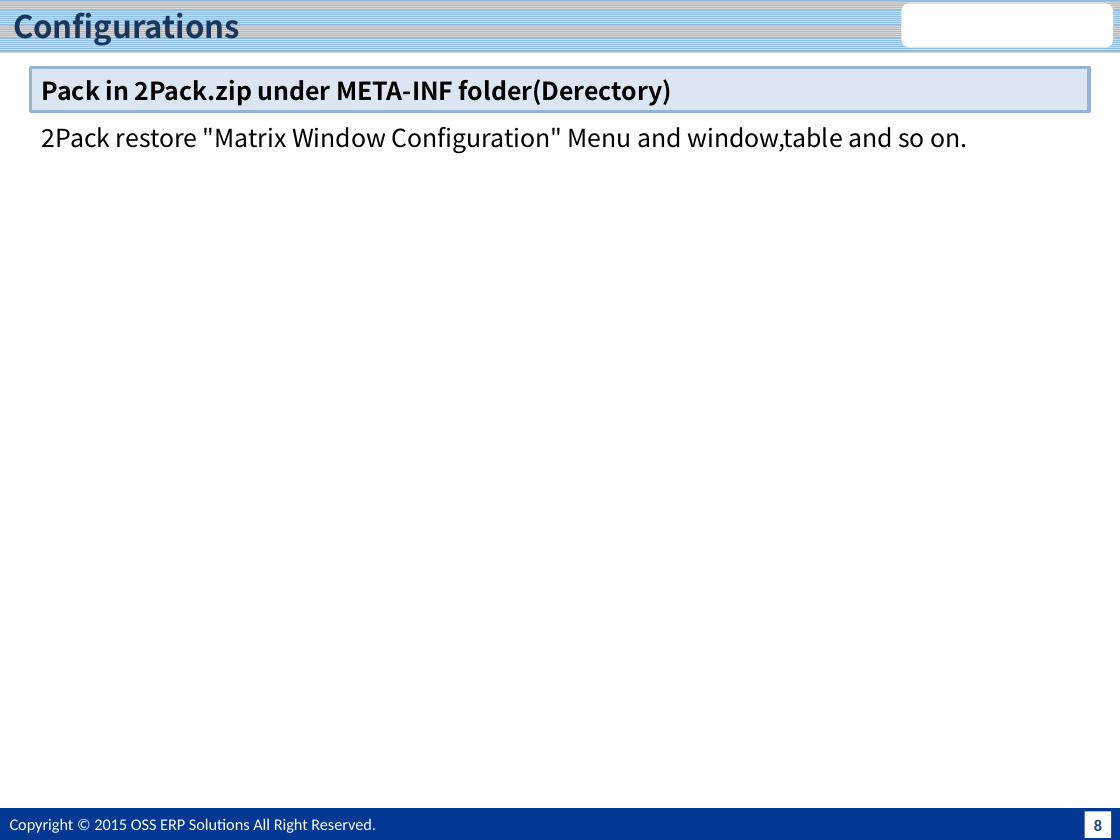
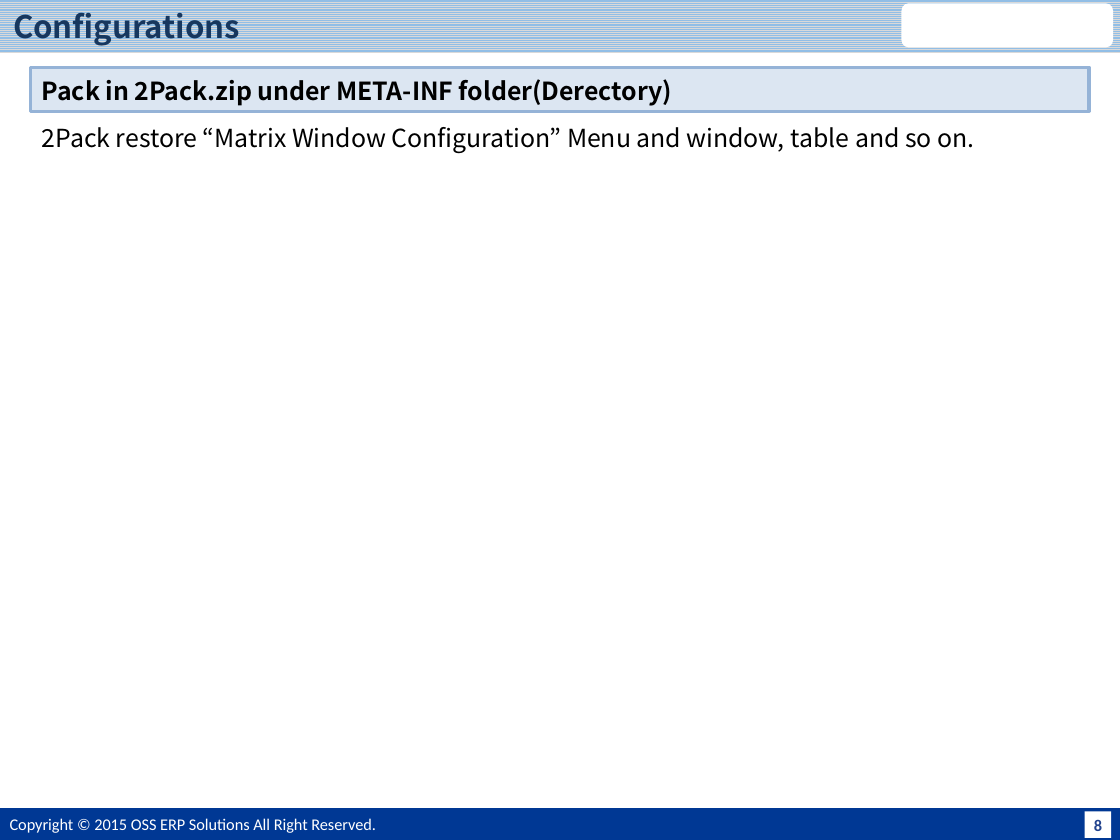
Before and after one commit to JPiere/jpiere.plugin.webui.matrixwindow, a slide deck: slide 9 of Doc/JPIERE-0098_MatrixWindow.pptx. Drawn at 1120x840 pixels with LibreOffice and Linux fonts; fonts in the diff are those of the drawing; background and template pictures are left out. Boxes give left, top, right and bottom in pixels: in the first picture for what was removed or moved away, otherwise in the second. Text is boxed around its words. In the diff, an @@ line names an element or a change of style, - is before the commit and + after.

```diff
--- a/Doc/JPIERE-0098_MatrixWindow.pptx
+++ b/Doc/JPIERE-0098_MatrixWindow.pptx
@@ text at (42, 127, 974, 154): text changed @@
-2Pack restore "Matrix Window Configuration" Menu and window,table and so on.
+2Pack restore “Matrix Window Configuration” Menu and window, table and so on.
```
Also in this commit, not shown: 7 other slides changed.
